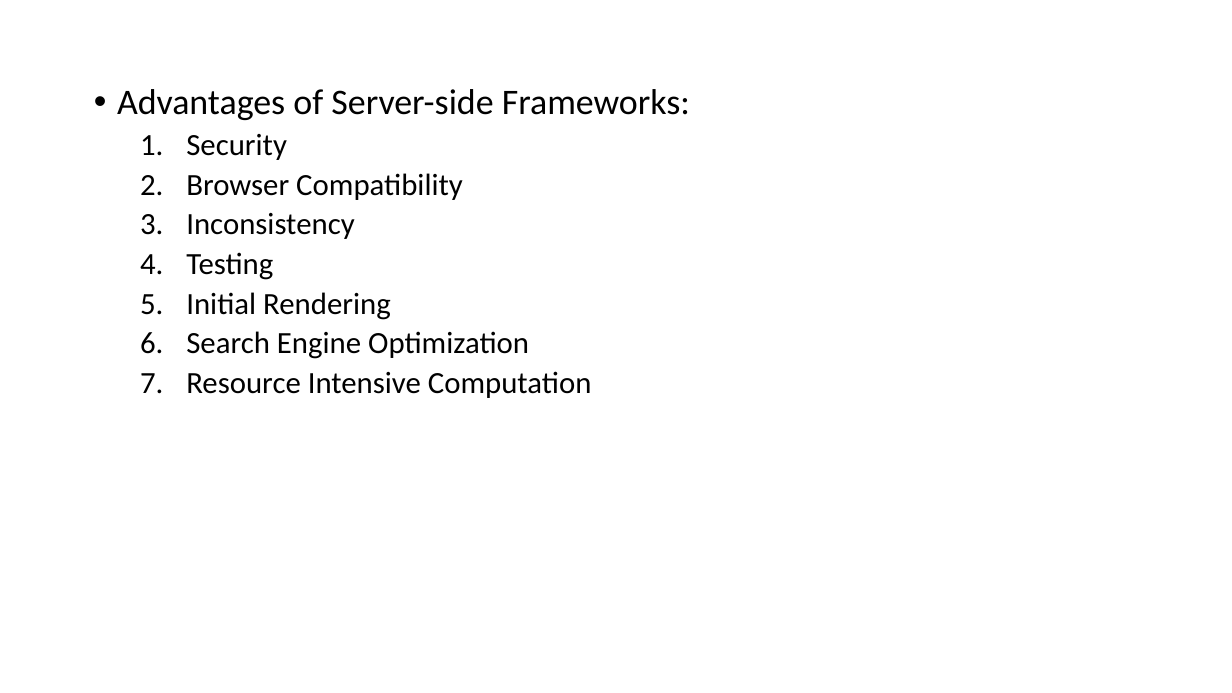
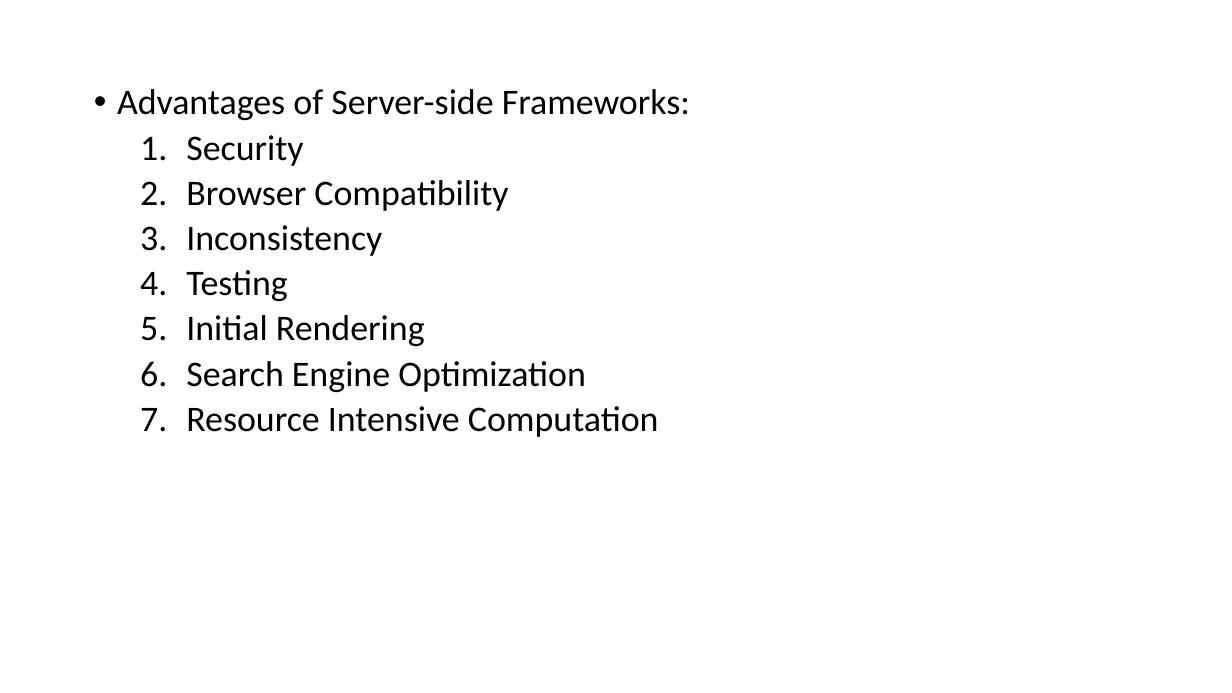
Before and after one commit to rahulparekh/ser422-critical-inquiry, a slide deck: slide 14 of SSFCfinal.pptx. Drawn at 1232x693 pixels with LibreOffice and Linux fonts; fonts in the diff are those of the drawing. Boxes give left, top, right and bottom in pixels: in the first picture for what was removed or moved away, otherwise in the second. Text is boxed around its words. In the diff, an @@ line names an element or a change of style, - is before the commit and + after.

```diff
--- a/SSFCfinal.pptx
+++ b/SSFCfinal.pptx
@@ text at [186, 135, 659, 437]: size 24 to 28 pt in "Security", "Browser Compatibility", "Inconsistency", "Testing" and 3 more places @@
```
Also in this commit, not shown: 9 other slides changed.
